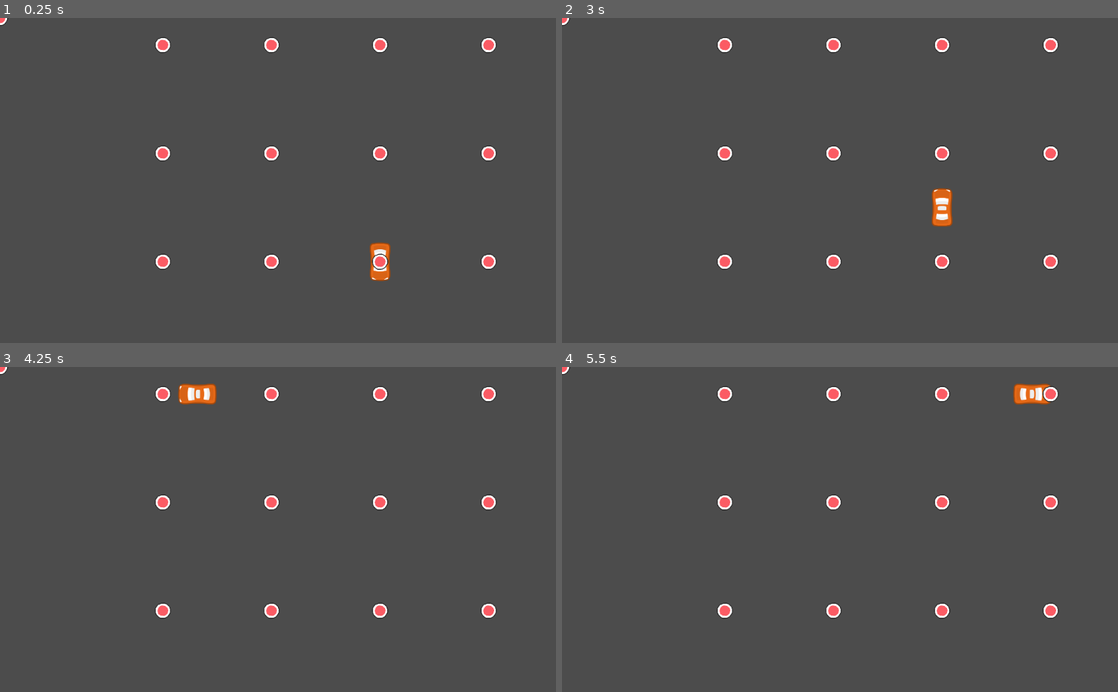
Above: before the commit, frames 1-4 (two rows, left to right).
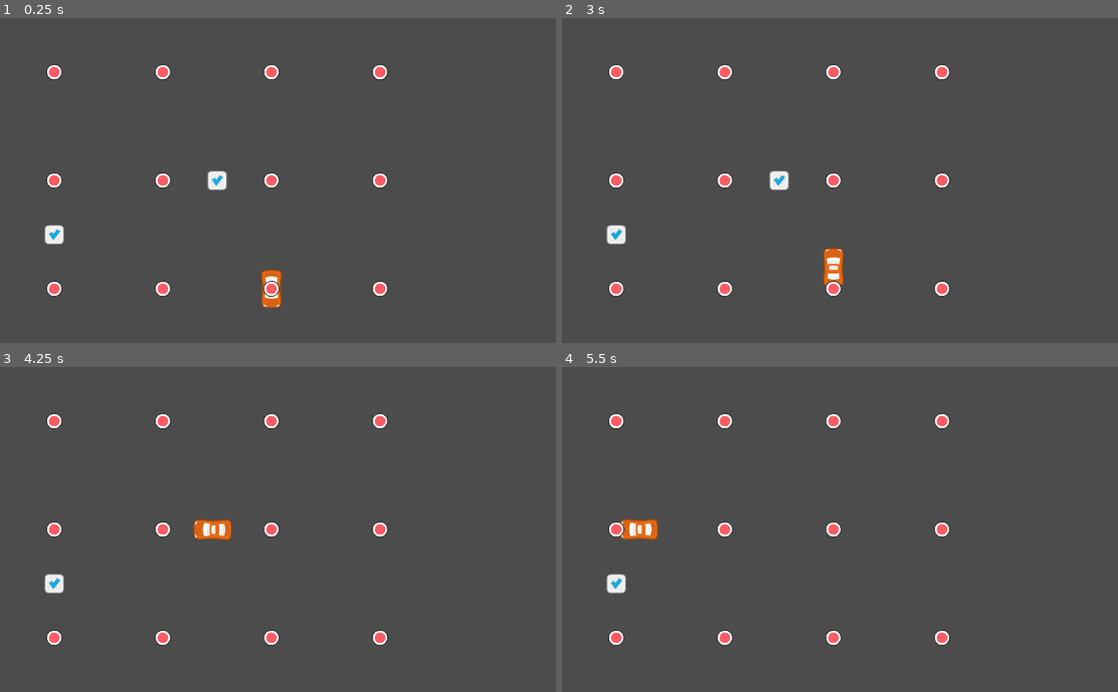
Above: after the commit, the same moments.

Repository: JoelCoyos/IngenieriaVideojuegos
Game: Godot game, scene res://Game.tscn
Same seed, same stepped clock (60 frames per second), same inputs: the game is played once before the commit and once after it.
Inputs (mouse positions are in pixels of both pictures, inside the frame that each line leads up to):
- Up to frame 1 (0.25 s): no input
- Up to frame 2 (3 s): tap Enter at 0.5, 2 s; move the mouse to (962, 164) at 0.52 s; press the mouse at (962, 164) at 0.53 s; hold Right (ui_right) 0.53-1.28 s; tap Space at 1.25, 2.75 s; move the mouse to (728, 196) at 1.27 s; release the mouse at (728, 196) at 1.28 s; hold Left (ui_left) 1.28-2.03 s; click (728, 196) at 1.35 s; move the mouse to (895, 109) at 2.02 s; press the mouse at (895, 109) at 2.03 s; hold Right (ui_right) 2.03-2.78 s; move the mouse to (812, 245) at 2.77 s; release the mouse at (812, 245) at 2.78 s; hold Up (ui_up) from 2.78 s (still down); click (812, 245) at 2.85 s
- Up to frame 3 (4.25 s): move the mouse to (444, 578) at 3.52 s; release Up (ui_up) at 3.53 s; press the mouse at (444, 578) at 3.53 s; hold Left (ui_left) from 3.53 s (still down)
- Up to frame 4 (5.5 s): keep holding Left (ui_left); move the mouse to (673, 480) at 4.27 s; release the mouse at (673, 480) at 4.28 s; click (673, 480) at 4.35 s; move the mouse to (867, 529) at 5.02 s; press the mouse at (867, 529) at 5.03 s

The runs differ from the first frame. In frame 1, 3.4% of the frame differs, in the area x 0-90%, y 0-90%; in frame 2, 3.5%, in the area x 0-90%, y 0-86%; in frame 3, 3.4%; in frame 4, 3.3%.

Commit message:
state minijuego base

Diff:
--- a/Minigames/Iterator/Iterator.gd
+++ b/Minigames/Iterator/Iterator.gd
@@ -35,7 +35,7 @@
 	t.set_wait_time(10)
 	t.start()
 	currentObjectiveNode=0
-	graph_width=3
+	graph_width=5
 	graph_height=graph_width+2
 	gameIsOver=false
 	objectiveNode = rng.randi_range(0,graph_width-1)
--- a/Minigames/State/Car.gd
+++ b/Minigames/State/Car.gd
@@ -2,7 +2,9 @@
 
 var t = 0
 var on
-var speed = 500
+var speed = 200
+
+signal getObjetive
 
 func _ready():
 	on = false
@@ -17,3 +19,9 @@
 func newPath():
 	t=0
 	pass
+
+
+func _on_Area2D_area_entered(area):
+	emit_signal("getObjetive")
+	area.queue_free()
+	pass
--- /dev/null
+++ b/Minigames/State/Objective.tscn
@@ -0,0 +1,15 @@
+[gd_scene load_steps=3 format=2]
+
+[ext_resource path="res://Minigames/State/blueCheck.png" type="Texture" id=1]
+
+[sub_resource type="RectangleShape2D" id=3]
+extents = Vector2( 17.5, 18 )
+
+[node name="Objective" type="Area2D"]
+
+[node name="Sprite" type="Sprite" parent="."]
+texture = ExtResource( 1 )
+
+[node name="CollisionShape2D" type="CollisionShape2D" parent="."]
+position = Vector2( -0.5, 0 )
+shape = SubResource( 3 )
--- a/Minigames/State/State.gd
+++ b/Minigames/State/State.gd
@@ -18,6 +18,13 @@
 var canCross
 var forcedContinue
 
+var distanceCross = 200
+var xStartingStreet = 100
+var yStartingStreet = 100
+
+var objetiveScene
+
+
 func _init():
 	pass
 
@@ -25,9 +32,11 @@
 	t = Timer.new()
 	self.add_child(t)
 	car = $CarPath/Car
+	car.connect("getObjetive",self,"CarGetObjective")
 	carPath = $CarPath.curve
 	rng = RandomNumberGenerator.new()
 	crossScene = load("res://Minigames//State/Cross.tscn")
+	objetiveScene = load("res://Minigames//State/Objective.tscn")
 	pass
 
 func _draw():
@@ -51,15 +60,18 @@
 	rng.randomize()
 	t.set_wait_time(100)
 	t.start()
+	objectiveCount=3
+	objectiveCleared=0
 	SetStreet()
+	AddObjetives()
 	yield(t, "timeout")
 	print("Minigame ended")
 	emit_signal("minigame_ended")
 	pass
 
 func SetStreet():
-	street_width=10
-	street_height=10
+	street_width=4
+	street_height=4
 	for y in street_width:
 		street.append([])
 		for x in street_height:
@@ -67,7 +79,7 @@
 	for y in street_width:
 		for x in street_height:
 			var cross =  crossScene.instance()
-			cross.position = Vector2(300+x*200,50+y*200)
+			cross.position = Vector2(xStartingStreet + x*distanceCross,yStartingStreet+ y*distanceCross)
 			add_child(cross)
 			street[x][y] = cross
 	carPosition = Vector2(2,2)
@@ -131,9 +143,28 @@
 		print(lastCarPosition)
 		print(carPosition)
 		carPath.add_point(GetStreetPosition(carPosition))
+	pass
 
+func AddObjetives():
+	for i in range(0,objectiveCount):
+		rng.randomize()
+		var xPosition = (rng.randi_range(0,street_width-2))*distanceCross + xStartingStreet
+		var yPosition = rng.randi_range(0,street_height-2)*distanceCross + yStartingStreet
+		if(rng.randi_range(0,1)==0):
+			xPosition+= distanceCross/2
+		else:
+			yPosition+=distanceCross/2
+		var objetive = objetiveScene.instance()
+		objetive.position = Vector2(xPosition,yPosition)
+		add_child(objetive)
 	pass
 
 func GetStreetPosition(pos):
 	return street[pos.x][pos.y].position
 	pass
+
+func CarGetObjective():
+	objectiveCleared+=1
+	if(objectiveCleared==objectiveCount):
+		emit_signal("minigame_ended")
+	pass
--- a/Minigames/State/State.tscn
+++ b/Minigames/State/State.tscn
@@ -1,14 +1,22 @@
-[gd_scene load_steps=5 format=2]
+[gd_scene load_steps=6 format=2]
 
-[ext_resource path="res://Minigames/State/Cross.tscn" type="PackedScene" id=1]
 [ext_resource path="res://Minigames/State/State.gd" type="Script" id=2]
 [ext_resource path="res://Minigames/State/car.png" type="Texture" id=3]
 [ext_resource path="res://Minigames/State/Car.gd" type="Script" id=4]
+
+[sub_resource type="Curve2D" id=1]
+_data = {
+"points": PoolVector2Array(  )
+}
+
+[sub_resource type="RectangleShape2D" id=2]
+extents = Vector2( 35.5001, 18.9999 )
 
 [node name="State" type="Node2D"]
 script = ExtResource( 2 )
 
 [node name="CarPath" type="Path2D" parent="."]
+curve = SubResource( 1 )
 
 [node name="Car" type="PathFollow2D" parent="CarPath"]
 rotation = 1.5708
@@ -19,4 +27,10 @@
 scale = Vector2( 0.542253, 0.542254 )
 texture = ExtResource( 3 )
 
-[node name="Cross" parent="." instance=ExtResource( 1 )]
+[node name="Area2D" type="Area2D" parent="CarPath/Car"]
+
+[node name="CollisionShape2D" type="CollisionShape2D" parent="CarPath/Car/Area2D"]
+position = Vector2( 0.499999, -1.21394e-06 )
+shape = SubResource( 2 )
+
+[connection signal="area_entered" from="CarPath/Car/Area2D" to="CarPath/Car" method="_on_Area2D_area_entered"]
--- a/SessionManager.gd
+++ b/SessionManager.gd
@@ -5,7 +5,6 @@
 
 var LevelSelection
 var minigame
-
 
 # Called when the node enters the scene tree for the first time.
 func _ready():
Binary file added: Minigames/State/blueCheck.png
Not shown, added: Minigames/State/blueCheck.png.import
